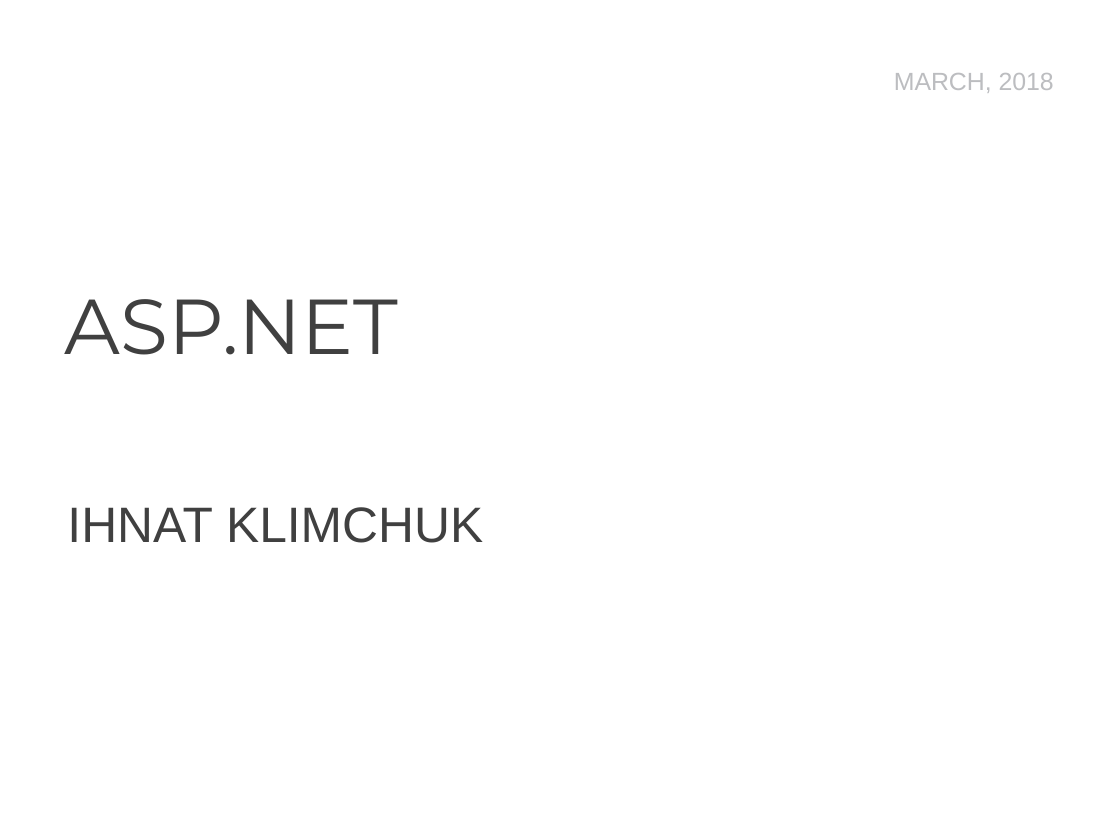
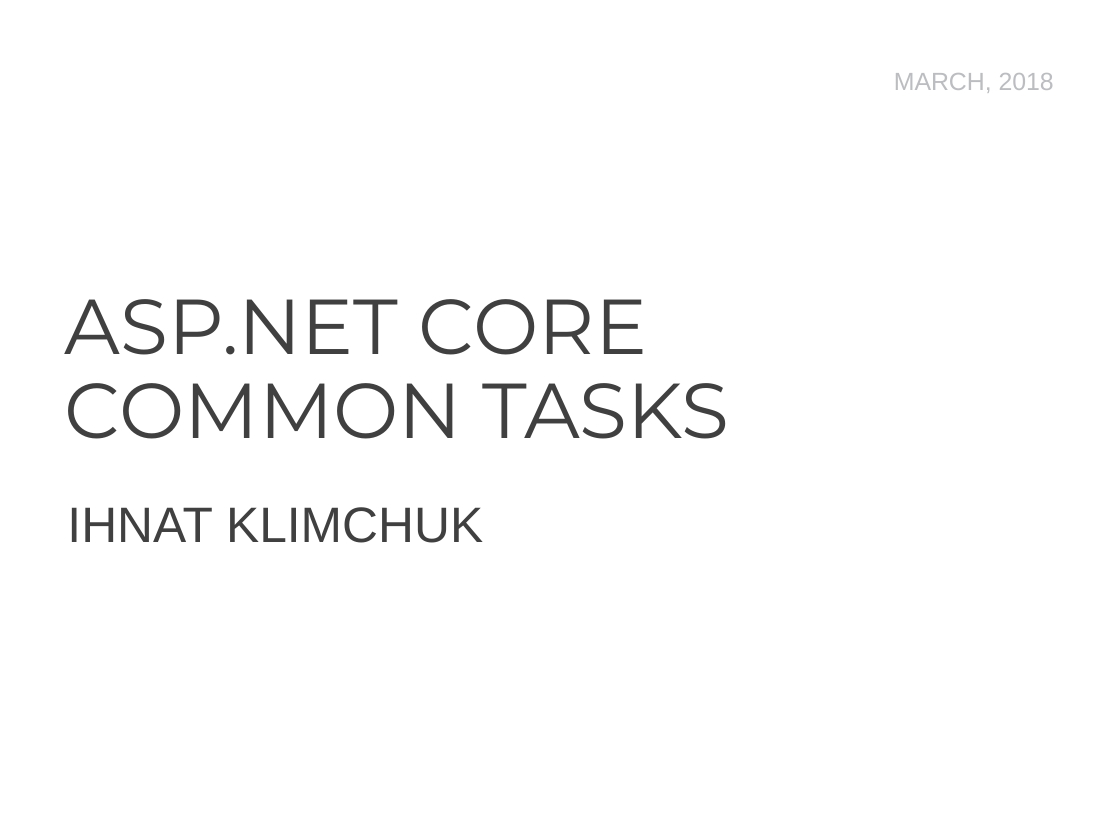
Before and after one commit to AndreiShenets/ASP.NET-Lectures, a slide deck: slide 1 of docs/ASP.NET CORE - Common Tasks - iTechArt 2018.pptx. Drawn at 1120x840 pixels with LibreOffice and Linux fonts; fonts in the diff are those of the drawing; background and template pictures are left out. Boxes give left, top, right and bottom in pixels: in the first picture for what was removed or moved away, otherwise in the second. Text is boxed around its words. In the diff, an @@ line names an element or a change of style, - is before the commit and + after.

```diff
--- a/docs/ASP.NET CORE - Common Tasks - iTechArt 2018.pptx
+++ b/docs/ASP.NET CORE - Common Tasks - iTechArt 2018.pptx
@@ text at [65, 299, 730, 439]: text changed @@
-ASP.NET
+ASP.NET CORE
+COMMON TASKS
```
Also in this commit, not shown: 3 other slides changed, 1 slide added, 2 other files.
